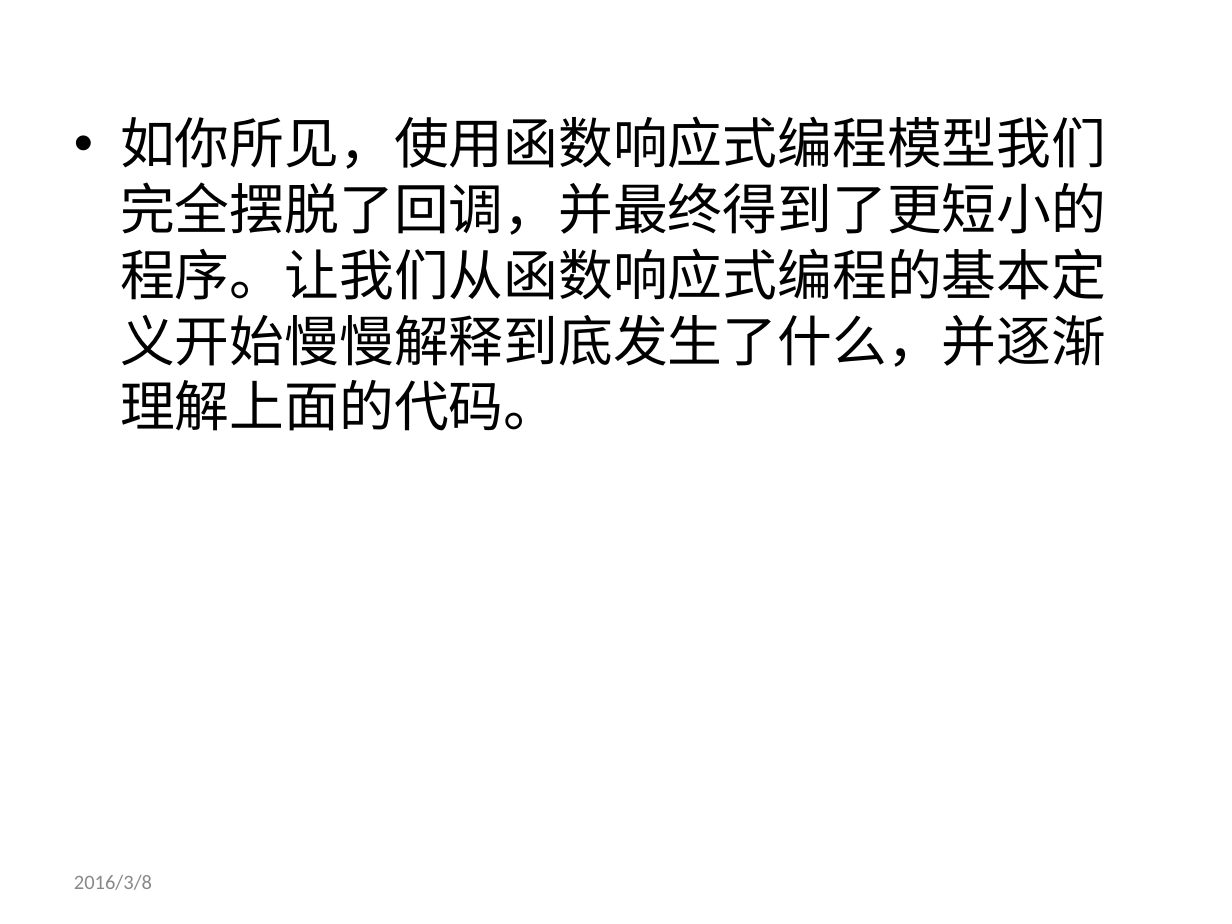
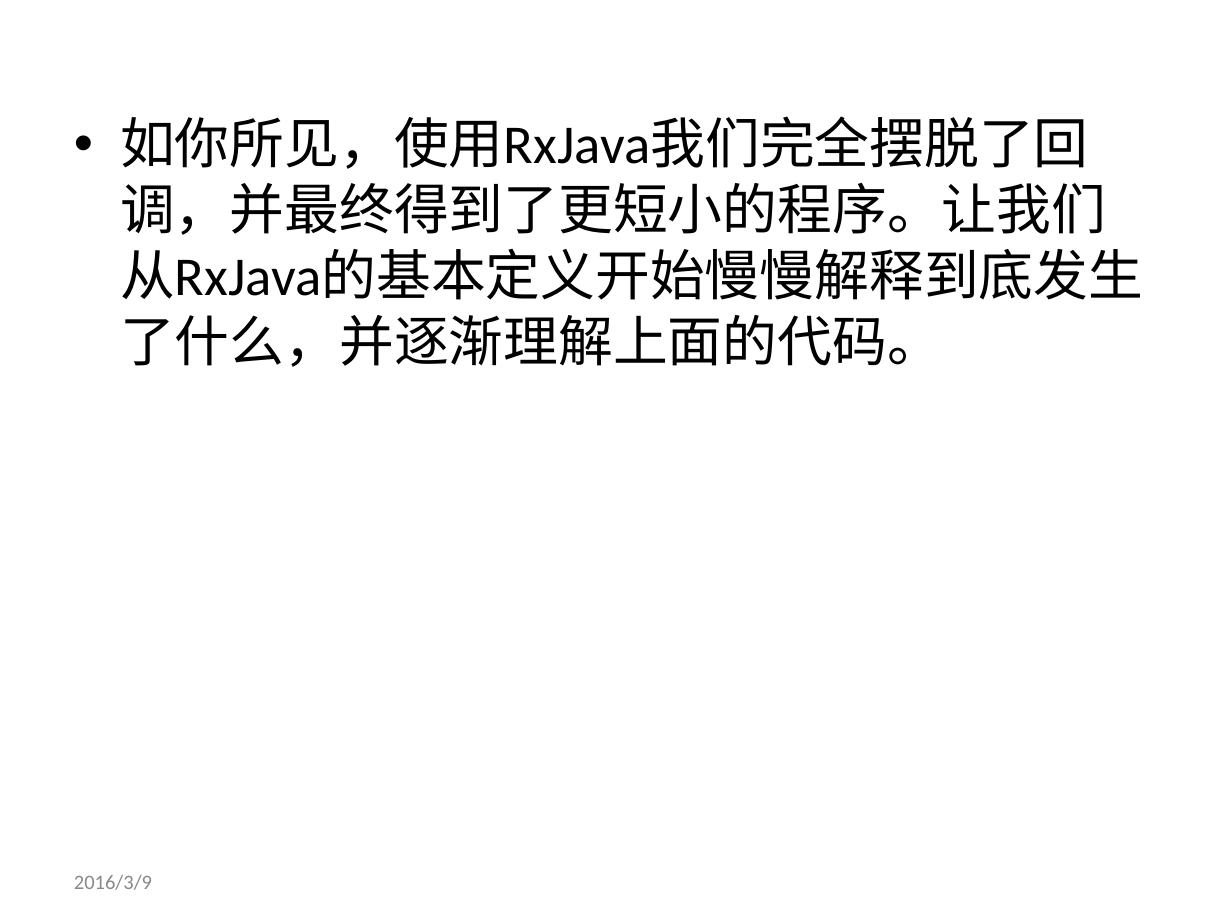
Before and after one commit to genglei-cuan/Study, a slide deck: slide 7 of notes/rxjava/RxJava简介.pptx. Drawn at 1232x924 pixels with LibreOffice and Linux fonts; fonts in the diff are those of the drawing; background and template pictures are left out. Boxes give left, top, right and bottom in pixels: in the first picture for what was removed or moved away, otherwise in the second. Text is boxed around its words. In the diff, an @@ line names an element or a change of style, - is before the commit and + after.

```diff
--- a/notes/rxjava/RxJava简介.pptx
+++ b/notes/rxjava/RxJava简介.pptx
@@ text at [120,116,1143,367]: text changed @@
-• 如你所见，使用函数响应式编程模型我们完全摆脱了回调，并最终得到了更短小的程序。让我们从函数响应式编程的基本定义开始慢慢解释到底发生了什么，并逐渐理解上面的代码。
+• 如你所见，使用RxJava我们完全摆脱了回调，并最终得到了更短小的程序。让我们从RxJava的基本定义开始慢慢解释到底发生了什么，并逐渐理解上面的代码。
@@ text at [74,875,152,890]: text changed @@
-2016/3/8
+2016/3/9
```
Also in this commit, not shown: 28 other slides changed, 2 slides added, 3 slides removed.
